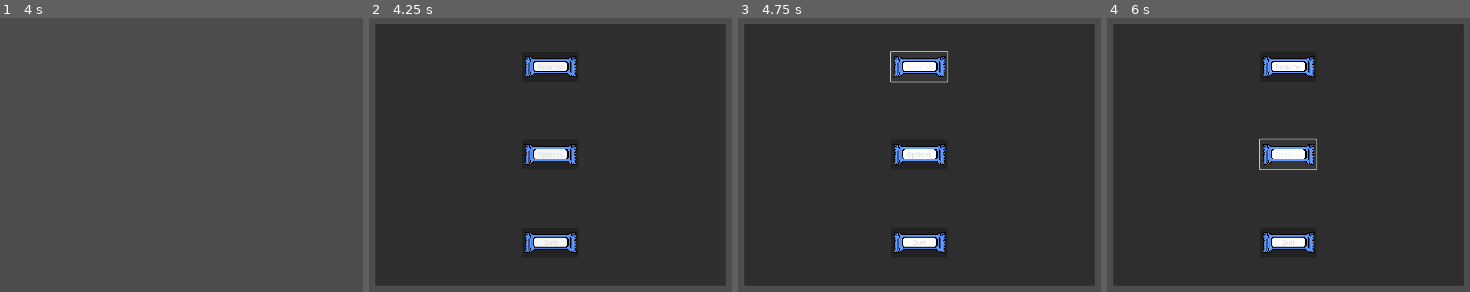
Above: before the commit, frames 1-4 (left to right).
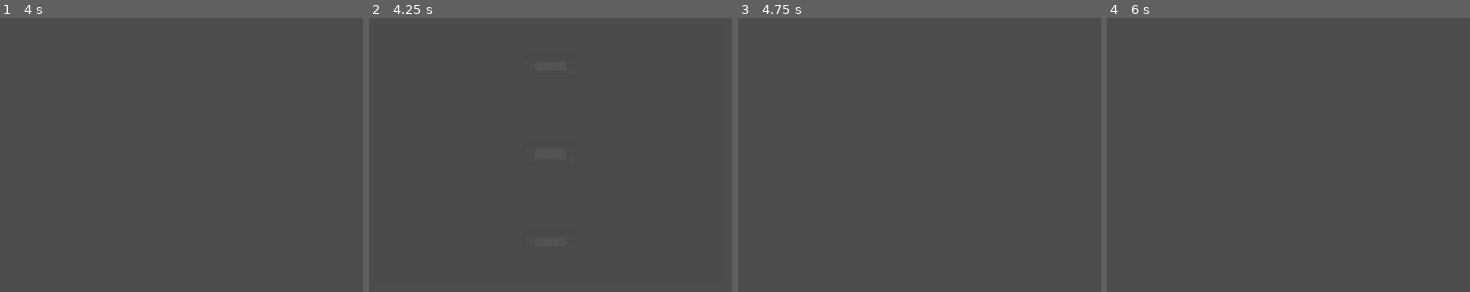
Above: after the commit, the same moments.

Repository: raumonte/Shovel_Gam_Jam
Game: Godot game, scene res://Scenes/pause_menu.tscn
Same seed, same stepped clock (60 frames per second), same inputs: the game is played once before the commit and once after it. This scene is started directly instead of the project's main scene.
Inputs (mouse positions are in pixels of both pictures, inside the frame that each line leads up to):
- Up to frame 1 (4 s): tap Enter (ui_accept) at 0.5, 0.77, 1.25, 1.52, 2, 2.75, 3.02, 3.5, 3.77 s; hold Shift (Ability_1) 0.53-1.28 s; hold Right (ui_right) 0.53-2.03 s; tap Shift (Ability_1) at 1.35, 2.85 s; hold Left (ui_left) 2.03-2.78 s; hold Shift (Ability_1) 2.03-2.78 s; hold Right (ui_right) from 2.78 s (still down); hold Shift (Ability_1) from 3.53 s (still down)
- Up to frame 2 (4.25 s): keep holding Right (ui_right); keep holding Shift (Ability_1); tap Escape (pause) at 4.15 s
- Up to frame 3 (4.75 s): release Right (ui_right) at 4.25 s; release Shift (Ability_1) at 4.25 s; click (919, 67) at 4.25 s, where only the run before the commit has a clickable "Resume"
- Up to frame 4 (6 s): tap Enter (ui_accept) at 5, 5.27 s; hold Left (ui_left) 5.03-5.75 s; tap Shift (Ability_1) at 5.1 s; click (1288, 155) at 5.75 s, where only the run before the commit has a clickable "Options"

Frame 1 is identical in both runs. In frame 2, 92% of the frame differs, in the area x 1-99%, y 2-98%; in frame 3, 91%; in frame 4, 91%.

Commit message:
Pause Menu no longer buggy
- Flipped animations around to play properly when called

Diff:
--- a/Scripts/pause_menu.gd
+++ b/Scripts/pause_menu.gd
@@ -5,11 +5,11 @@
 
 func resume():
 	get_tree().paused = false
-	$AnimationPlayer.play("blur")
+	$AnimationPlayer.play_backwards("blur")
 
 func pause():
 	get_tree().paused = true
-	$AnimationPlayer.play_backwards("blur")
+	$AnimationPlayer.play("blur")
 
 func _unhandled_input(_delta):
 	testEsc()
Not shown: 1 places in Scenes/pause_menu.tscn that only renumber resources
